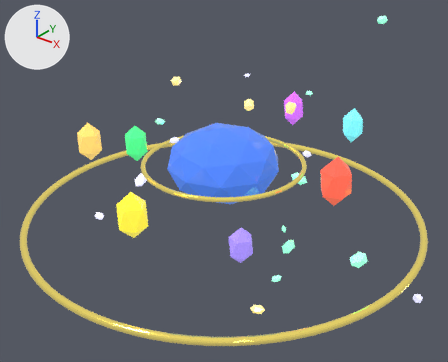
The glTF model public/gem_scene.glb as it was, and as the next commit left it.
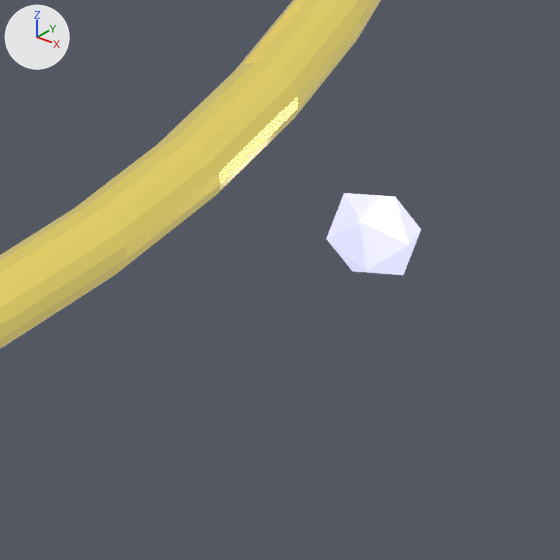
The first picture shows the older version from a 50 mm lens placed at (6.21, -7.75, 4.45), pointed at (0.2, -0.24, -0.21). The close-ups show the older and then the newer version on the part from 84% to 98% of the width and 75% to 92% of the height of that picture. Only the edits that show in the close-ups are written down. Lighting does not change. The marker at upper left points along +X, +Y and +Z. Vertices at exactly the same position are counted once.

Objects in the first close-up: 'PedestalRing', 'Shard_11'.
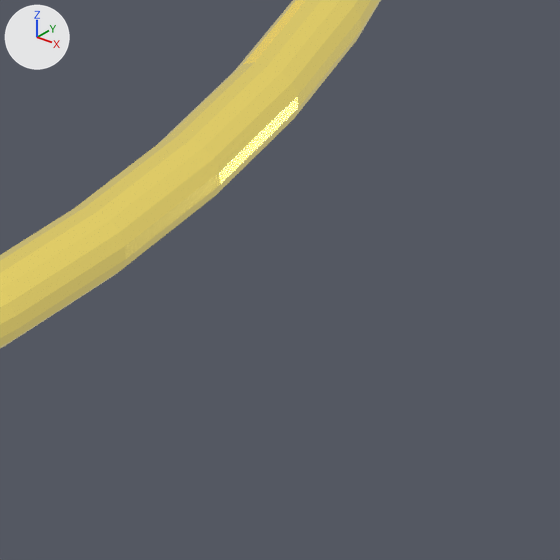
Patch to the scene script:
```diff
--- a/public/gem_scene.glb.py
+++ b/public/gem_scene.glb.py
@@ me_icosphere_020 @@
 # used by ob_shard_11; location = (0.0, 0.0, 0.0); rotation_euler = (-0.767, 0.436, -2.661), in degrees (-44, 25, -152)
-me_icosphere_020.from_pydata(...)  # 12 vertices, 20 faces; spans x -2.525..-2.382, y 2.824..2.959, z -0.995..-0.741
+me_icosphere_020.from_pydata(...)  # 12 vertices, 20 faces; spans x -0.071..0.071, y -0.068..0.068, z -0.127..0.127
+# me_icosphere_020 part 1: the whole mesh is moved by (2.454, -2.891, 0.868)
 me_icosphere_020.materials.append(mat_shard_11mat)
@@ ob_shard_11 @@
 ob_shard_11 = bpy.data.objects.new('Shard_11', me_icosphere_020)
-ob_shard_11.location = (0.0, 0.0, 0.0)
-ob_shard_11.rotation_euler = (-0.767, 0.436, -2.661)  # degrees (-44, 25, -152)
+ob_shard_11.location = (3.642, 0.229, -1.348)
+ob_shard_11.scale = (0.0, 0.0, 0.0)
```

What differs and where, as boxes [x1, y1, x2, y2] in the close-ups (560 x 560 px):
'Shard_11', turned, rescaled (not visible afterwards)
    before: [326, 193, 421, 275]
